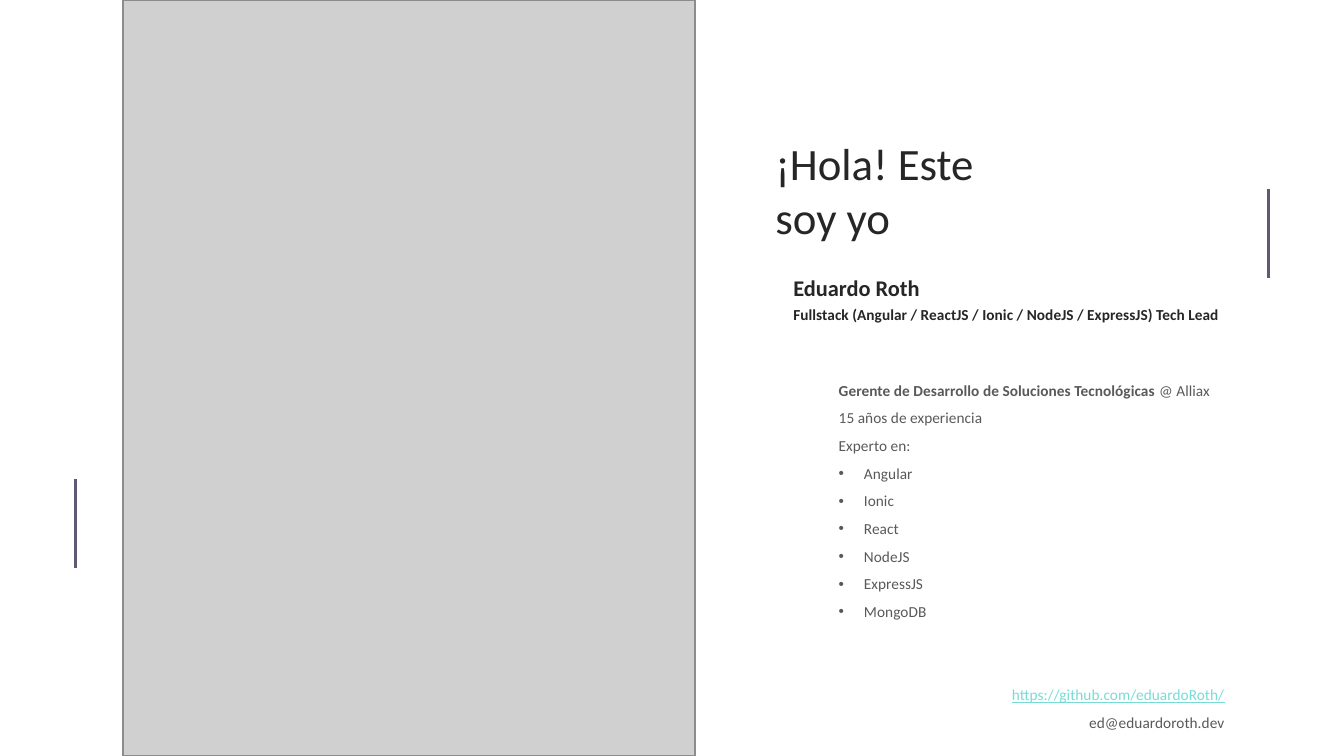
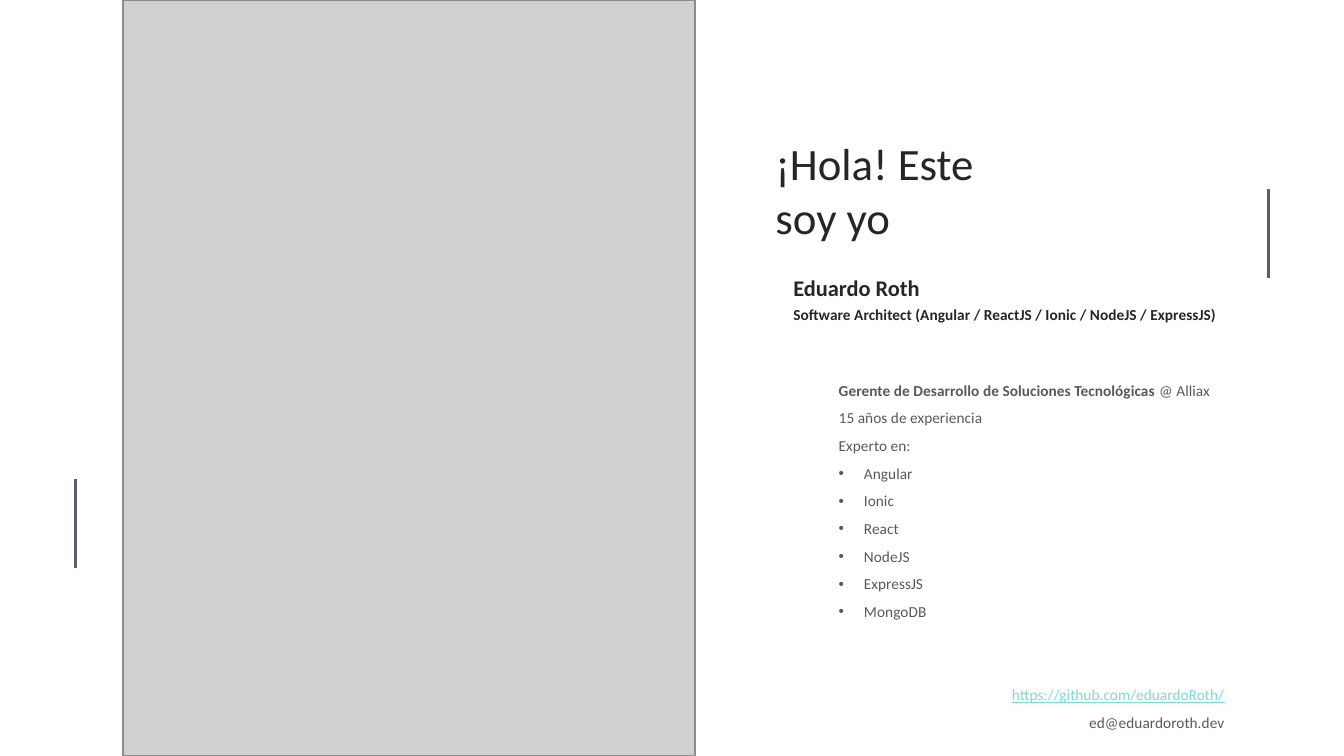
Before and after one commit to eduardoRoth/rick-and-morty-reactive, a slide deck: slide 2 of ReactiveProgramming.pptx. Drawn at 1344x756 pixels with LibreOffice and Linux fonts; fonts in the diff are those of the drawing; grey boxes stand for pictures. Boxes give left, top, right and bottom in pixels: in the first picture for what was removed or moved away, otherwise in the second. Text is boxed around its words. In the diff, an @@ line names an element or a change of style, - is before the commit and + after.

Commit message:
chore(): Update pptx

```diff
--- a/ReactiveProgramming.pptx
+++ b/ReactiveProgramming.pptx
@@ text at <box>793,309,1215,323</box>: text changed @@
-Fullstack (Angular / ReactJS / Ionic / NodeJS / ExpressJS) Tech Lead
+Software Architect (Angular / ReactJS / Ionic / NodeJS / ExpressJS)
```
Also in this commit, not shown: 1 other slide changed.
